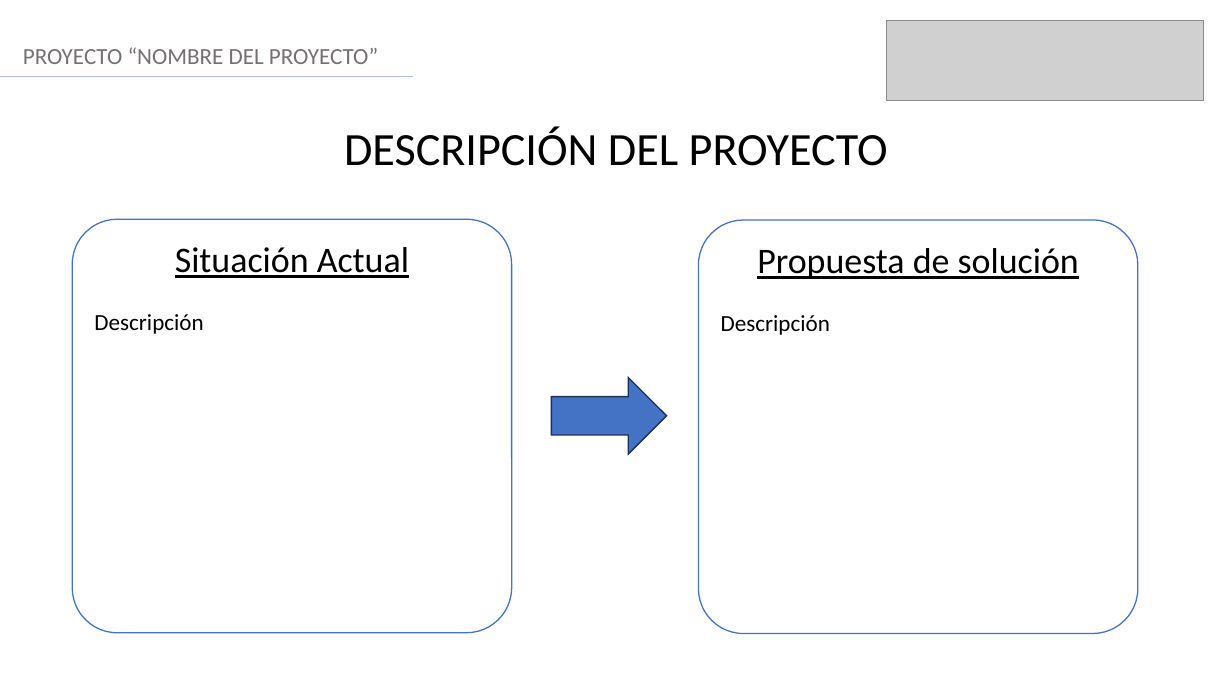
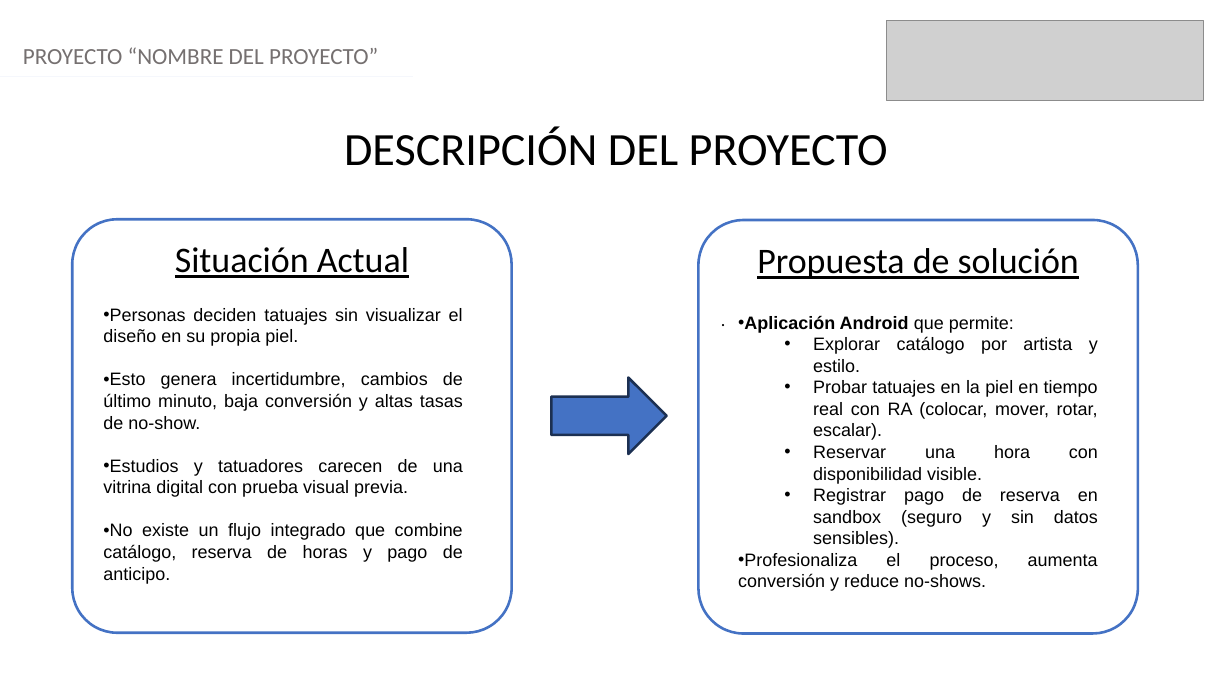
Before and after one commit to FelixCifuentesCid/Grupo14, a slide deck: slide 3 of Fase 2/Evidencias Proyecto/Presentación Proyecto.pptx. Drawn at 1232x693 pixels with LibreOffice and Linux fonts; fonts in the diff are those of the drawing; grey boxes stand for pictures. Boxes give left, top, right and bottom in pixels: in the first picture for what was removed or moved away, otherwise in the second. Text is boxed around its words. In the diff, an @@ line names an element or a change of style, - is before the commit and + after.

Commit message:
Evidencias de sistema y actualización PPT

```diff
--- a/Fase 2/Evidencias Proyecto/Presentación Proyecto.pptx
+++ b/Fase 2/Evidencias Proyecto/Presentación Proyecto.pptx
@@ text "PROYECTO “NOMBRE DEL PROYECTO”" at [23,47,378,64]: text colour #767171 to #757070 @@
@@ line (0, 77) - (413, 77): stroke #ABC0E4 1.25 pt to #F5F7FC 1.25 pt @@
@@ rounded rectangle "Situación Actual" at [72,219,512,633]: outline #4472C4 1 pt to #4472C4 2 pt @@
@@ rounded rectangle "Propuesta de solución" at [699,220,1139,634]: outline #4472C4 1 pt to #4472C4 2 pt @@
@@ text in rounded rectangle at [94,314,203,334]: paragraph removed @@
-Descripción
@@ text added at [103,308,463,584], 14 pt, text #000000 @@
+• Personas deciden tatuajes sin visualizar el diseño en su propia piel.
+• Esto genera incertidumbre, cambios de último minuto, baja conversión y altas tasas de no-show.
+• Estudios y tatuadores carecen de una vitrina digital con prueba visual previa.
+• No existe un flujo integrado que combine catálogo, reserva de horas y pago de anticipo.
@@ text in rounded rectangle at [721,315,830,335]: text changed; size 18 to 14 pt @@
-Descripción
+.
@@ text added at [738,315,1098,591], 14 pt, text #000000 @@
+• Aplicación Android que permite:
+  • Explorar catálogo por artista y estilo.
+  • Probar tatuajes en la piel en tiempo real con RA (colocar, mover, rotar, escalar).
+  • Reservar una hora con disponibilidad visible.
+  • Registrar pago de reserva en sandbox (seguro y sin datos sensibles).
+• Profesionaliza el proceso, aumenta conversión y reduce no-shows.
@@ right arrow at [552,378,667,455]: outline #1E3256 1 pt to #1C3052 2 pt; proportions changed @@
```
Also in this commit, not shown: 7 other slides changed, 2 slides added, 2 slides removed, 11 other files.
